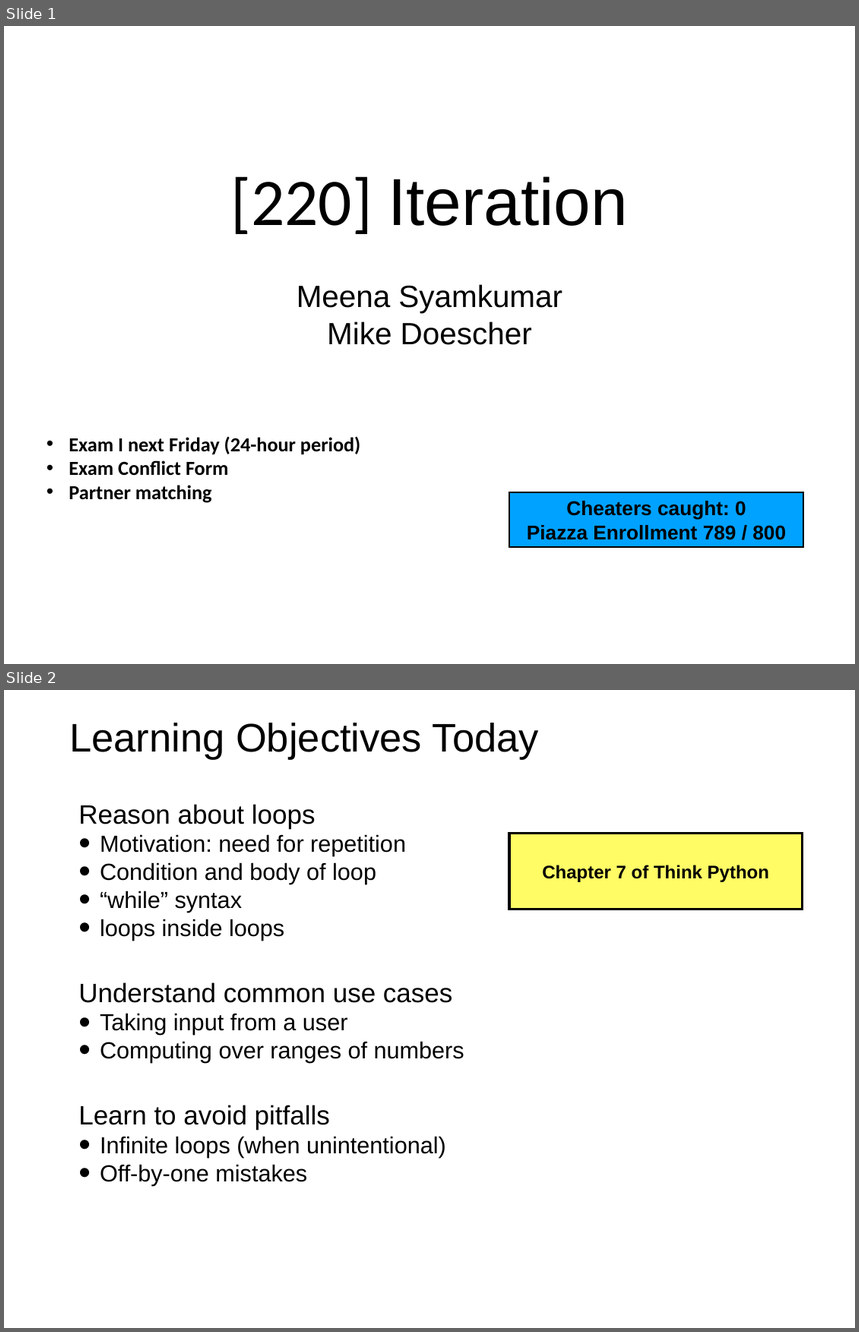
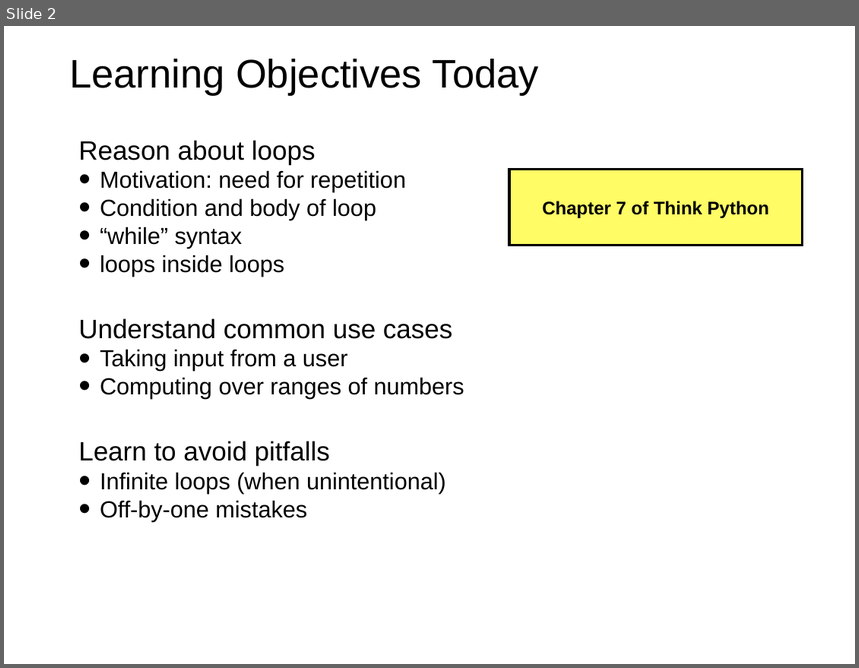
Before and after one commit to tylerharter/caraza-harter-com, a slide deck: tyler/meena/cs220/s21/materials/lec_11_S21.ppt. Shown one above the other, each under a label of ours: slides 1 and 2 before the commit, slide 2 after it. The pictures are 859x1332 and 859x668 pixels, drawn with LibreOffice and Linux fonts; fonts in the diff are those of the drawing. Boxes give left, top, right and bottom in pixels: in the first picture for what was removed or moved away, otherwise in the second. Text is boxed around its words. In the diff, an @@ line names an element or a change of style, - is before the commit and + after.

Commit message:
Changes to next three lecture slides

```diff
--- a/tyler/meena/cs220/s21/materials/lec_11_S21.ppt
+++ b/tyler/meena/cs220/s21/materials/lec_11_S21.ppt
@@ slide 1 removed at box(4, 26, 855, 664), background #FFFFFF @@
@@ title removed at box(231, 176, 628, 234) @@
-[220] Iteration
@@ subtitle removed at box(297, 284, 563, 345) @@
-Meena Syamkumar
-Mike Doescher
@@ text removed at box(69, 436, 360, 503) @@
-• Exam I next Friday (24-hour period)
-• Exam Conflict Form
-• Partner matching
@@ rectangle removed at box(509, 493, 804, 547) @@
-Cheaters caught: 0
-Piazza Enrollment 789 / 800
```
Also in this commit, not shown: 1 slide added, 3 other files.
